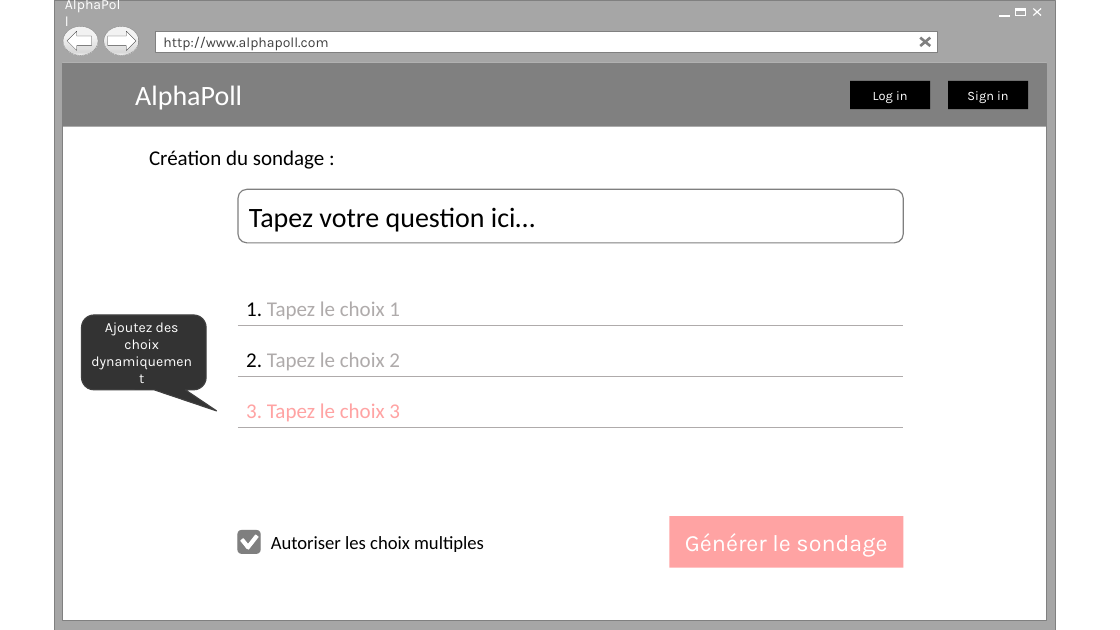
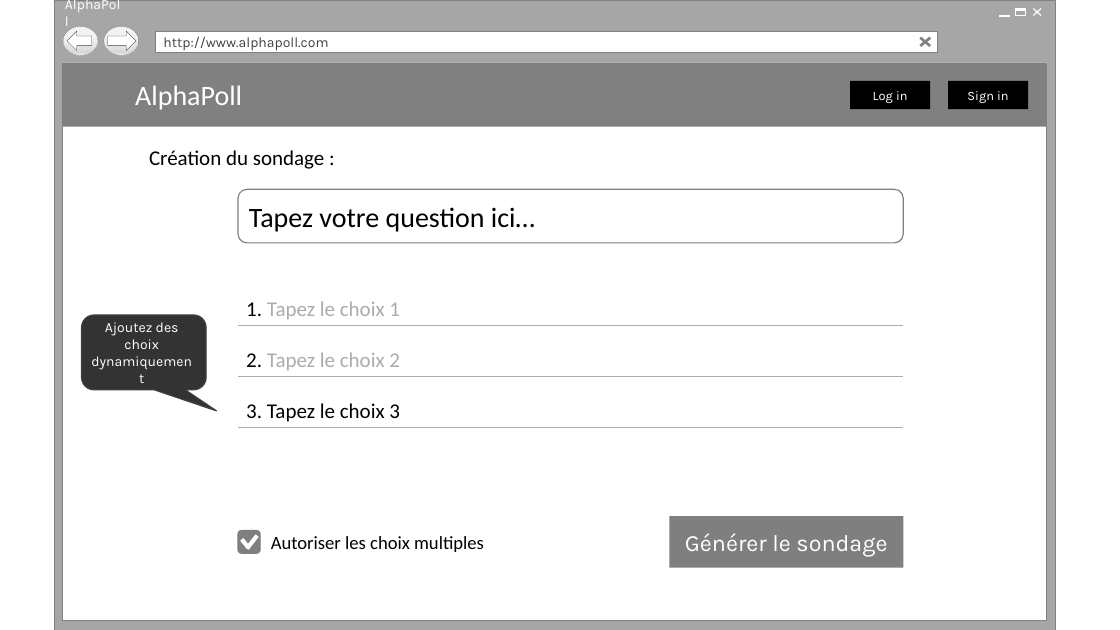
Before and after one commit to mmfurlanmm/CoursCCI-ExercicesGIT, a slide deck: slide 3 of Maquette Projet.pptx. Drawn at 1120x630 pixels with LibreOffice and Linux fonts; fonts in the diff are those of the drawing; background and template pictures are left out. Boxes give left, top, right and bottom in pixels: in the first picture for what was removed or moved away, otherwise in the second. Text is boxed around its words. In the diff, an @@ line names an element or a change of style, - is before the commit and + after.

```diff
--- a/Maquette Projet.pptx
+++ b/Maquette Projet.pptx
@@ text "3. Tapez le choix 3" at <box>246,403,400,422</box>: text colour #FFA3A3 to #000000 @@
@@ rectangle "Générer le sondage" at <box>670,517,903,568</box>: fill #FFA3A3 to #7F7F7F @@
```
Also in this commit, not shown: 13 other slides changed, 9 other files.
